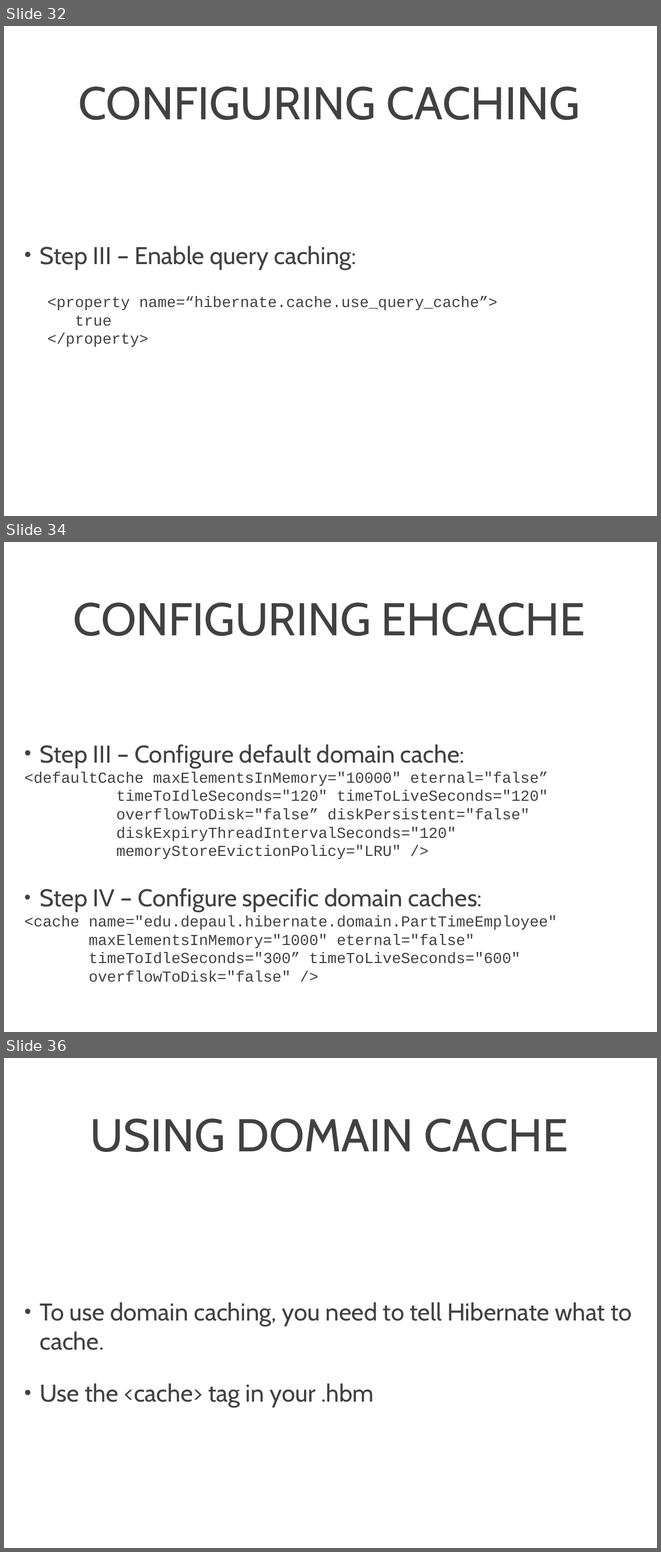
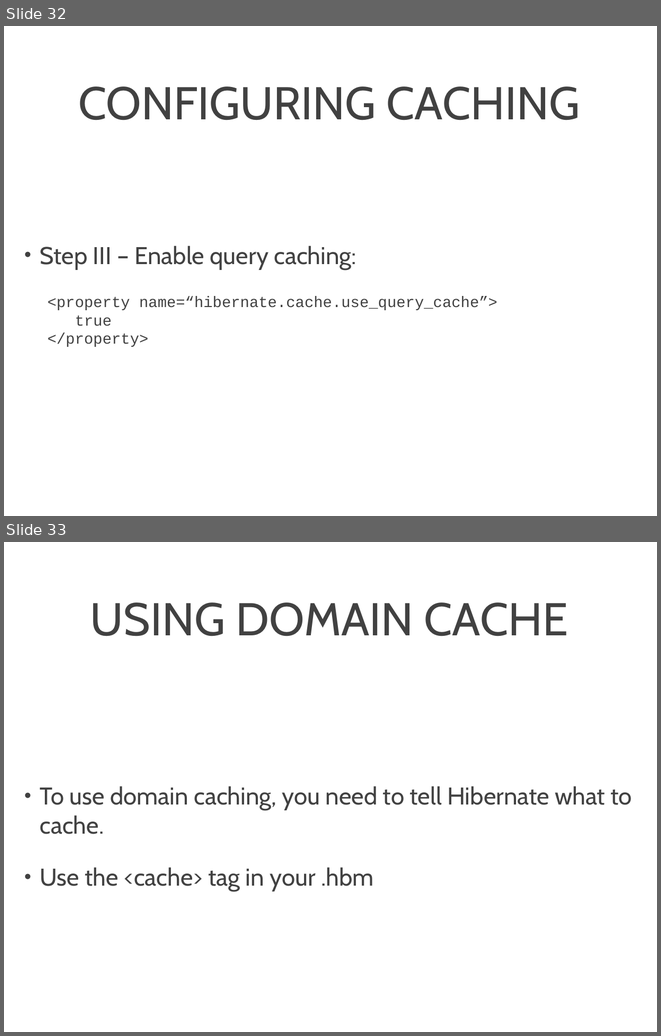
Before and after one commit to Pharhotep19/DePaul-Hibernate, a slide deck: Hibernate4/Hibernate4.ppt. Shown one above the other, each under a label of ours: slides 32, 34 and 36 before the commit, slides 32 and 33 after it; the slides between them are not shown. The pictures are 661x1552 and 661x1036 pixels, drawn with LibreOffice and Linux fonts; fonts in the diff are those of the drawing; background and template pictures are left out. Boxes give left, top, right and bottom in pixels: in the first picture for what was removed or moved away, otherwise in the second. Text is boxed around its words. In the diff, an @@ line names an element or a change of style, - is before the commit and + after.

Commit message:
Updated deck about EhCache and removed old config file

```diff
--- a/Hibernate4/Hibernate4.ppt
+++ b/Hibernate4/Hibernate4.ppt
@@ slide 34 removed at box(4, 542, 657, 1032), background picture (left out) @@
@@ title removed at box(73, 602, 585, 636) @@
-CONFIGURING EHCACHE
@@ text removed at box(24, 744, 557, 982) @@
-• Step III – Configure default domain cache:
-<defaultCache maxElementsInMemory="10000" eternal="false”
-timeToIdleSeconds="120" timeToLiveSeconds="120"
-overflowToDisk="false” diskPersistent="false"
-diskExpiryThreadIntervalSeconds="120"
-memoryStoreEvictionPolicy="LRU" />
-• Step IV – Configure specific domain caches:
-<cache name="edu.depaul.hibernate.domain.PartTimeEmployee"
-maxElementsInMemory="1000" eternal="false"
-timeToIdleSeconds="300” timeToLiveSeconds="600"
-overflowToDisk="false" />
@@ what was slide 36 is now slide 33 @@
```
Also in this commit, not shown: 1 slide changed, 2 other slides removed, 1 other file.
